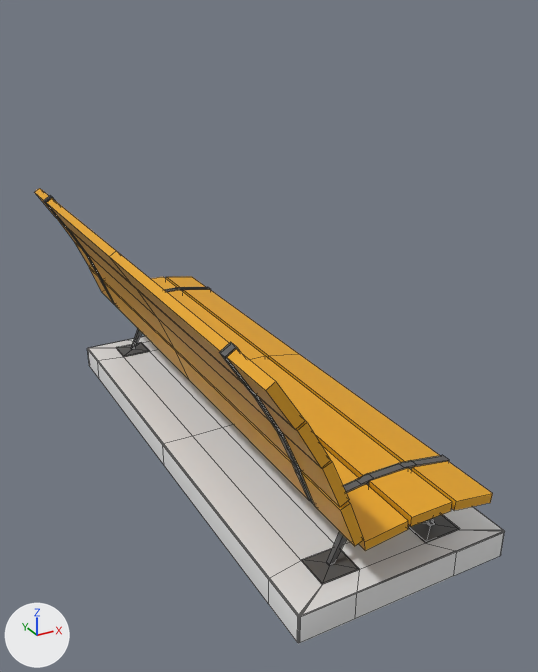
The Blender file Various Pre-Engine Assets/Props/Park Bench/Park Bench.blend, before and after one commit.
Before and after are seen from a 50 mm lens placed at (-314.0, -702.0, 484.0), pointed at (60.0, -22.0, 144.0). The lights are fixed; the arrows at lower left show +X, +Y and +Z. Mesh edges are drawn as thin lines.
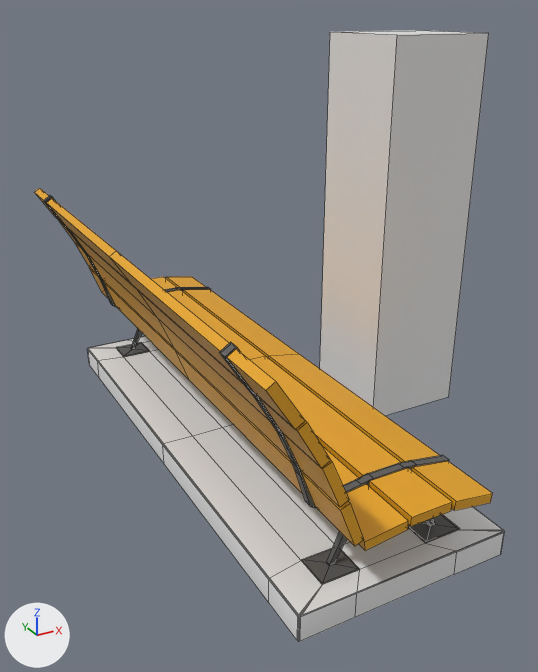
The newer file is also rescaled (x0.41), turned or shifted as a whole; pictures and numbers use the older file's frame.

The change, as a list of edits to the scene's bpy script:
```text
Change me_cube_001:
    used by ob_cube; location = (0.0, 0.0, 100.0)
    remove me_cube_001.from_pydata(...)  # 274 vertices, 260 faces; spans x -111.0..163.0, y -325.0..0.0, z -102.0..165.0
    add me_cube_001.from_pydata(...)  # 506 vertices, 520 faces; spans x -111.0..163.0, y -325.0..325.0, z -100.0..165.0
    me_cube_001 part 1: 16 vertices moved from x -67.0..163.0, y -303.0..-252.0, z -102.0..5.0 to x -67.0..163.0, y -303.0..-252.0, z -100.0..3.0; 2 vertices removed from x -67.0..163.0, y 0.0, z -102.0; 234 vertices added at x -111.0..163.0, y 0.0..325.0, z -100.0..165.0
Add me_cube:
    me_cube.from_pydata(...)  # a box spanning x -25.0..25.0, y -25.0..25.0, z 0.0..180.0
Change ob_cube:
    remove _m = ob_cube.modifiers.new('Mirror', 'MIRROR')
    remove _m.use_axis = (False, True, False)
    remove _m.use_clip = True
Add ob_cube_001:
    ob_cube_001 = bpy.data.objects.new('Cube.001', me_cube)
    ob_cube_001.location = (245.0, 0.0, 21.0)
    ob_cube_001.scale = (2.44, 2.44, 2.44)
```

Location of each change, (x1, y1, x2, y2) in pixels of the pictures (538 x 672 px):
'Cube', reshaped, modifiers changed
    before: (35, 188, 505, 643)
    after: (35, 188, 505, 642)
'Cube.001', added
    after: (320, 30, 489, 415)
part 1 of me_cube_001, built on
    before: (87, 282, 504, 643)
    after: (35, 188, 504, 642)
